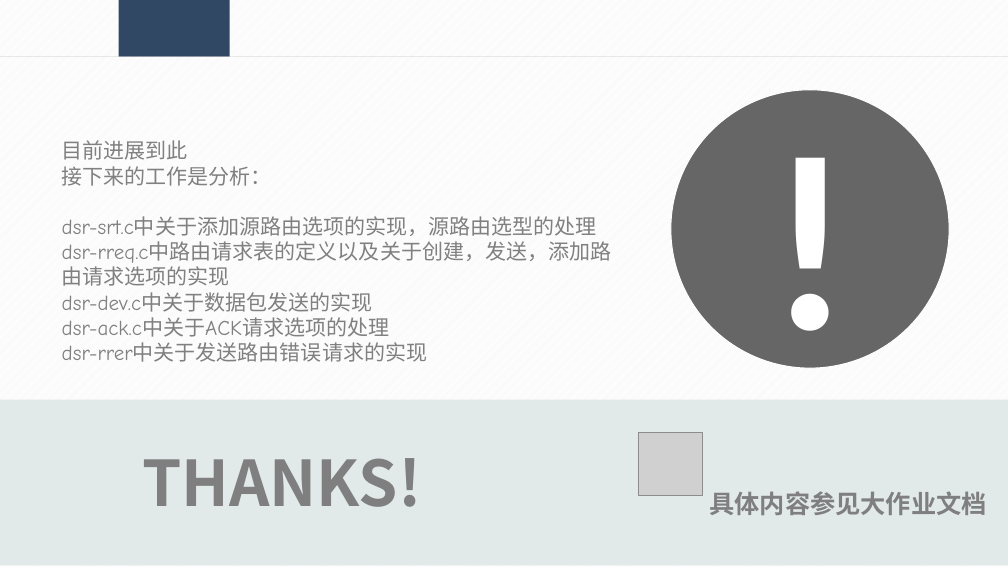
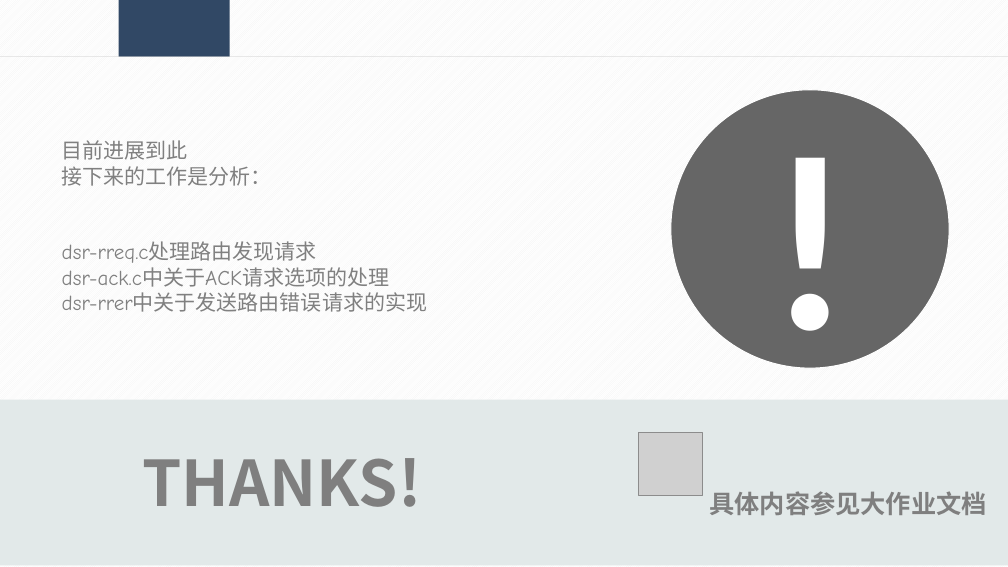
Before and after one commit to Sma-yida/201692204, a slide deck: slide 27 of DSR-uu代码分析.pptx (slide 22 before the commit). Drawn at 1008x567 pixels with LibreOffice and Linux fonts; fonts in the diff are those of the drawing; grey boxes stand for pictures. Boxes give left, top, right and bottom in pixels: in the first picture for what was removed or moved away, otherwise in the second. Text is boxed around its words. In the diff, an @@ line names an element or a change of style, - is before the commit and + after.

```diff
--- a/DSR-uu代码分析.pptx
+++ b/DSR-uu代码分析.pptx
@@ text at (62,241,317,263): text changed @@
-dsr-srt.c中关于添加源路由选项的实现，源路由选型的处理
-dsr-rreq.c中路由请求表的定义以及关于创建，发送，添加路由请求选项的实现
-dsr-dev.c中关于数据包发送的实现
+dsr-rreq.c处理路由发现请求
```
Also in this commit, not shown: 14 other slides changed, 5 slides added.
